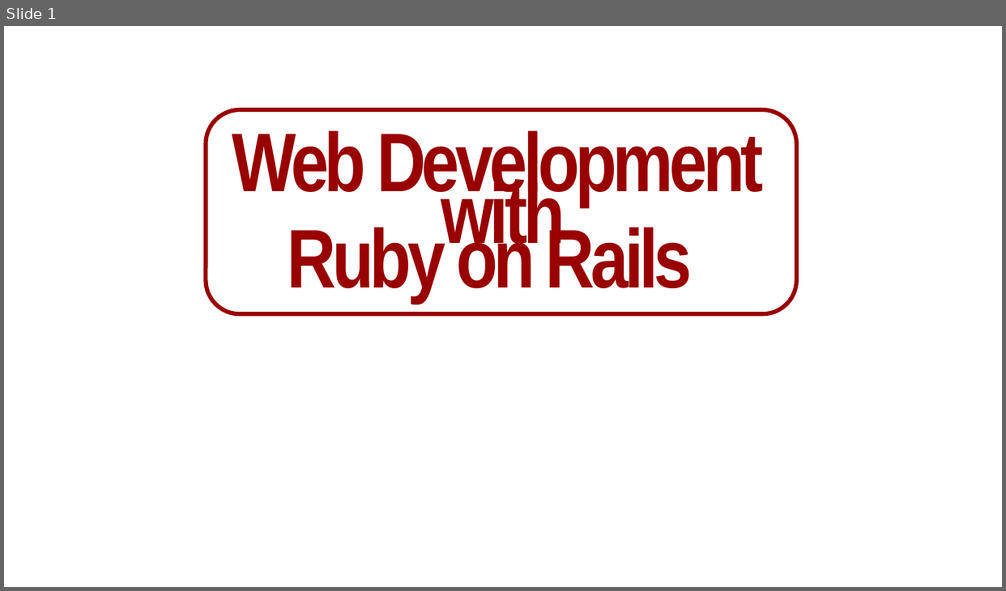
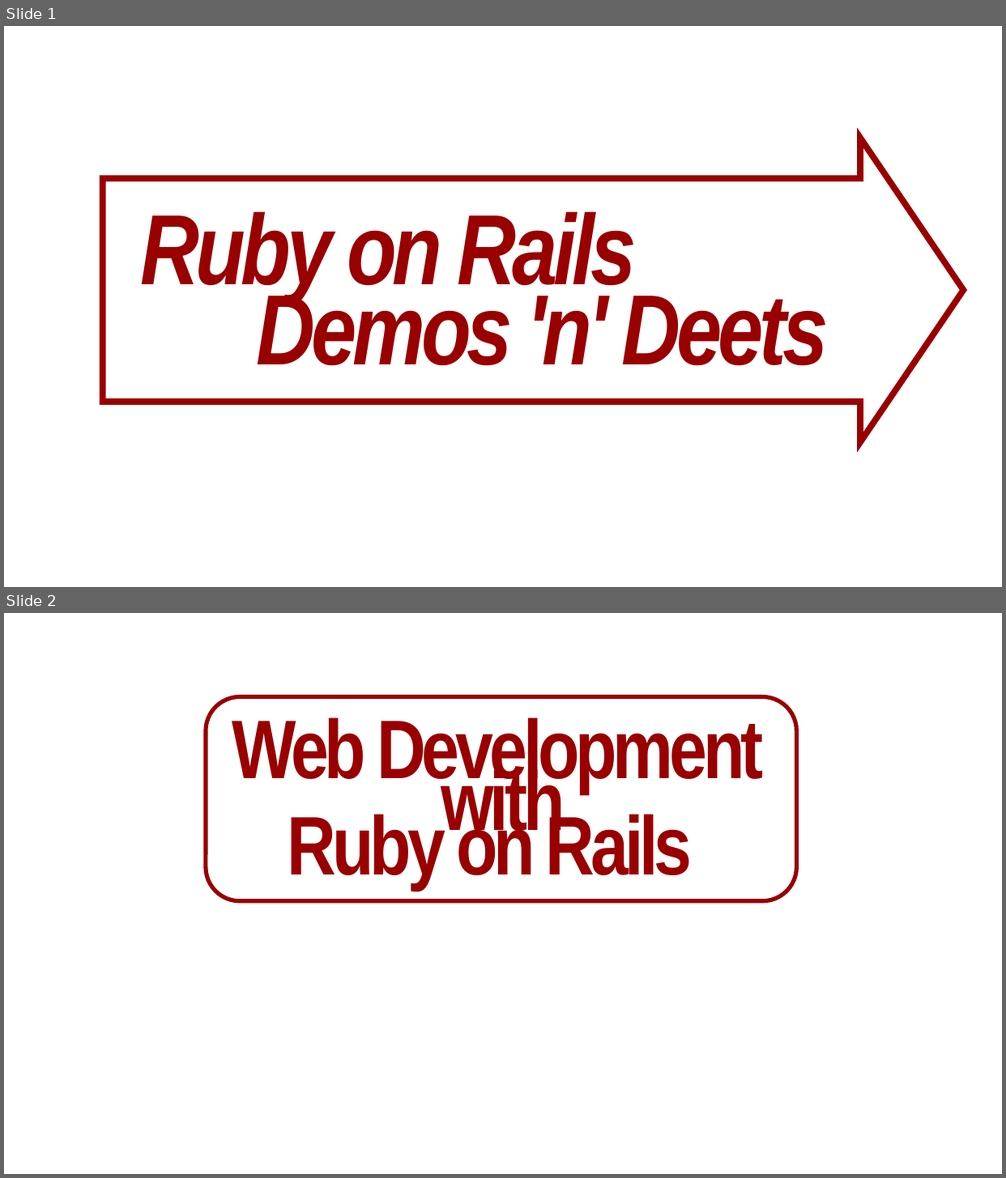
Before and after one commit to kbridson/rails-demos-and-deets-2021-test, a slide deck: graphics/graphics.pptx. Shown one above the other, each under a label of ours: slide 1 before the commit, slides 1 and 2 after it. The pictures are 1006x591 and 1006x1178 pixels, drawn with LibreOffice and Linux fonts; fonts in the diff are those of the drawing. Boxes give left, top, right and bottom in pixels: in the first picture for what was removed or moved away, otherwise in the second. Text is boxed around its words. In the diff, an @@ line names an element or a change of style, - is before the commit and + after.

```diff
--- a/graphics/graphics.pptx
+++ b/graphics/graphics.pptx
@@ slide 1 added at <box>4,26,1002,587</box>, background #FFFFFF @@
@@ right arrow added at <box>103,139,964,443</box>, outline #990000 6 pt @@
@@ text added at <box>140,211,636,302</box>, 96 pt, text #990000, bold, italic @@
+Ruby on Rails
@@ text added at <box>257,284,829,366</box>, 96 pt, text #990000, bold, italic @@
+Demos 'n' Deets
@@ what was slide 1 is now slide 2 @@
```
Also in this commit, not shown: 26 other files.
